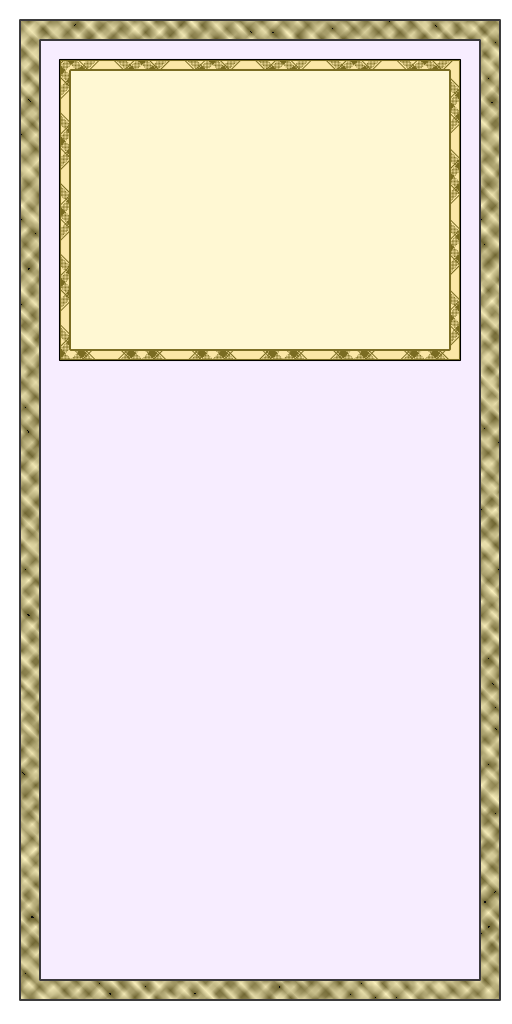
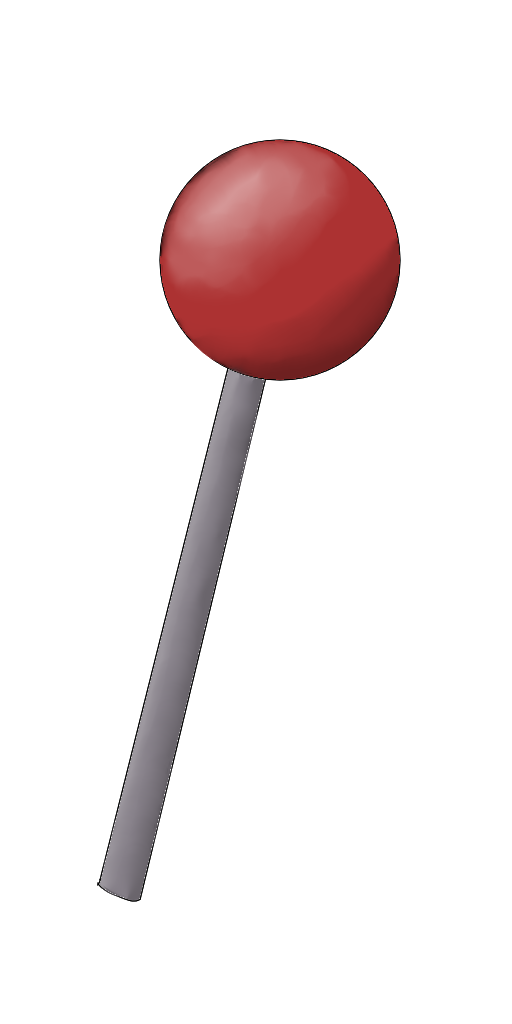
Layer changes from the first 512 x 1024 image to the second:
added layer "RedStick" above "Slot1" over [64, 128, 448, 960]
hid "Slot1", painted on it over [19, 19, 501, 384]
hid "Outline", painted on it over [19, 19, 501, 1001]
hid "BG", painted on it over [19, 19, 501, 1001]
